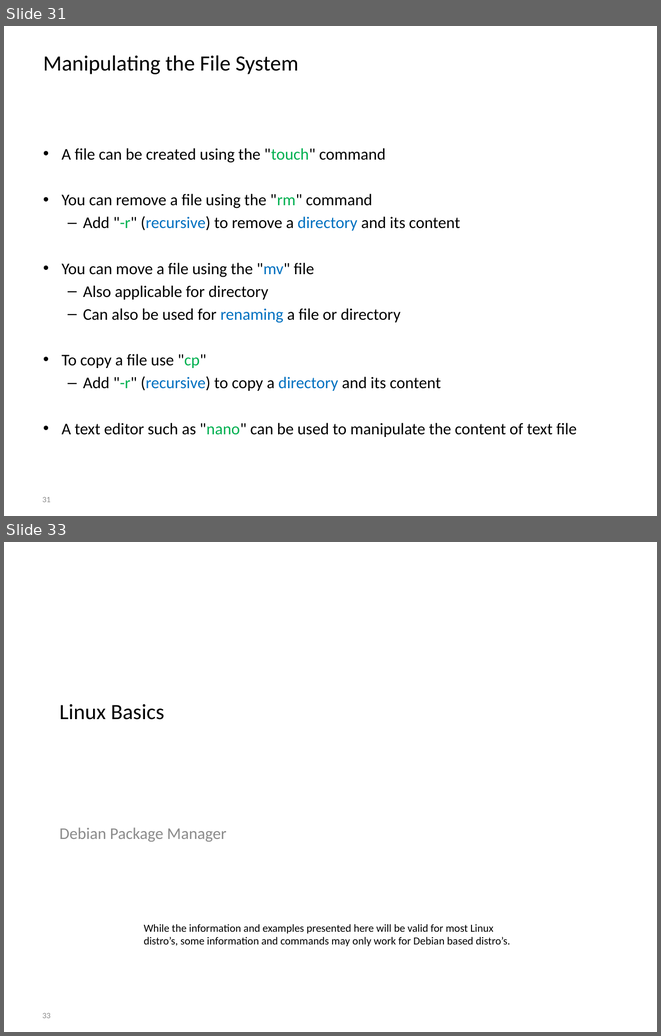
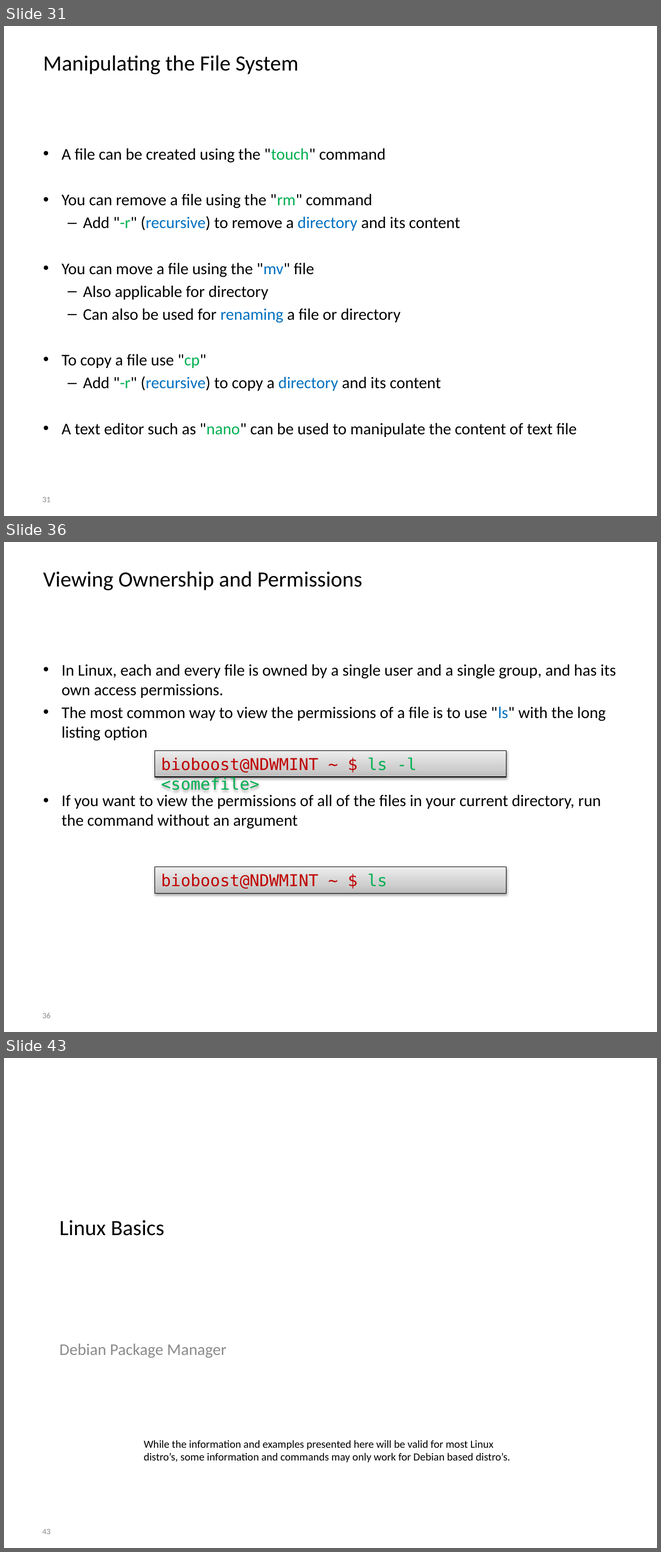
Before and after one commit to BioBoost/multimediatechnieken, a slide deck: slides/introduction_to_linux.pptx. Shown one above the other, each under a label of ours: slides 31 and 33 before the commit, slides 31, 36 and 43 after it; the slides between them are not shown. The pictures are 661x1036 and 661x1552 pixels, drawn with LibreOffice and Linux fonts; fonts in the diff are those of the drawing; background and template pictures are left out. Boxes give left, top, right and bottom in pixels: in the first picture for what was removed or moved away, otherwise in the second. Text is boxed around its words. In the diff, an @@ line names an element or a change of style, - is before the commit and + after.

Commit message:
Slides and course on linux file permissions

```diff
--- a/slides/introduction_to_linux.pptx
+++ b/slides/introduction_to_linux.pptx
@@ slide 36 added at (x1=4, y1=542, x2=657, y2=1032), background picture (left out) @@
@@ title added at (x1=43, y1=571, x2=362, y2=590), 24 pt, text #000000 @@
+Viewing Ownership and Permissions
@@ text added at (x1=62, y1=664, x2=616, y2=829), 18 pt, text #000000 @@
+• In Linux, each and every file is owned by a single user and a single group, and has its own access permissions.
+• The most common way to view the permissions of a file is to use "ls" with the long listing option
+• If you want to view the permissions of all of the files in your current directory, run the command without an argument
@@ rectangle added at (x1=155, y1=750, x2=506, y2=776), fill gradient #BDBDBD to #D1D1D1 to #EEEEEE, outline #000000 0.75 pt, 18 pt, text #C00000 @@
+bioboost@NDWMINT ~ $ ls -l <somefile>
@@ rectangle added at (x1=155, y1=866, x2=506, y2=893), fill gradient #BDBDBD to #D1D1D1 to #EEEEEE, outline #000000 0.75 pt, 18 pt, text #C00000 @@
+bioboost@NDWMINT ~ $ ls
@@ page number added at (x1=42, y1=1012, x2=51, y2=1018), 9 pt, text #8C8C8C @@
+36
@@ what was slide 33 is now slide 43 @@
@@ page number at (x1=42, y1=1529, x2=51, y2=1534): text changed @@
-33
+43
```
Also in this commit, not shown: 1 slide changed, 9 other slides added, 1 other file.
